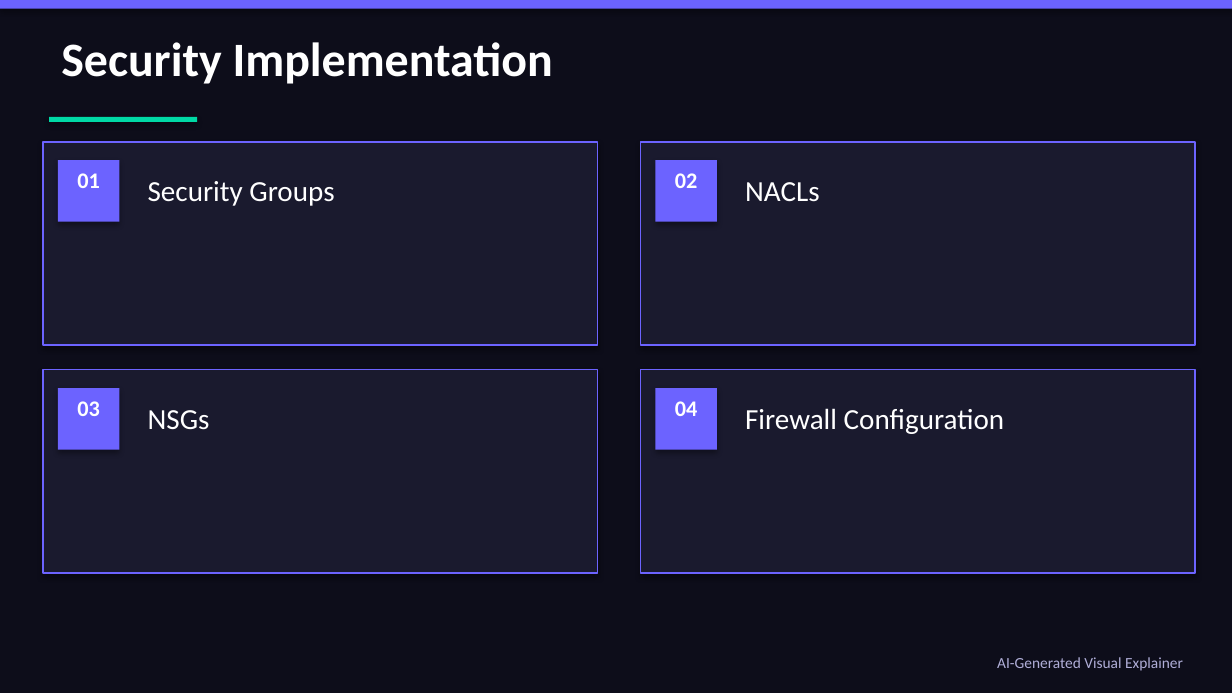
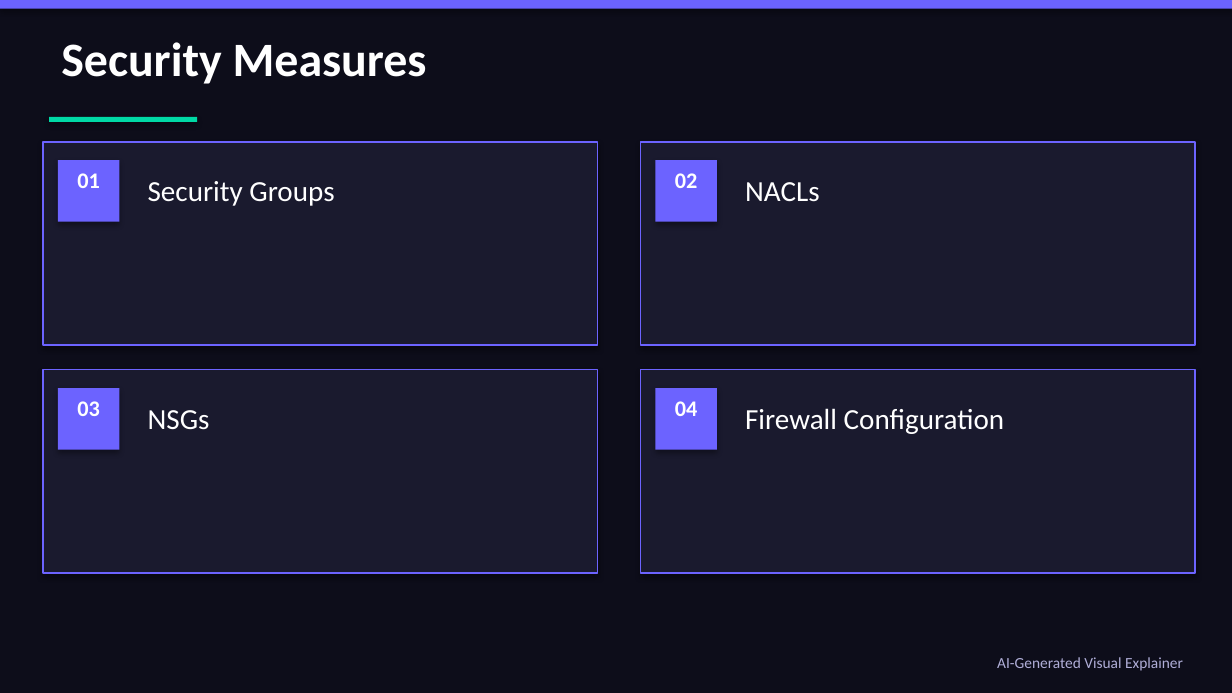
Before and after one commit to ParthibMudi/BRoll, a slide deck: slide 1 of output/broll_002.pptx. Drawn at 1232x693 pixels with LibreOffice and Linux fonts; fonts in the diff are those of the drawing. Boxes give left, top, right and bottom in pixels: in the first picture for what was removed or moved away, otherwise in the second. Text is boxed around its words. In the diff, an @@ line names an element or a change of style, - is before the commit and + after.

```diff
--- a/output/broll_002.pptx
+++ b/output/broll_002.pptx
@@ text at [61, 42, 427, 84]: text changed @@
-Security Implementation
+Security Measures
```
Also in this commit, not shown: 13 other files.
